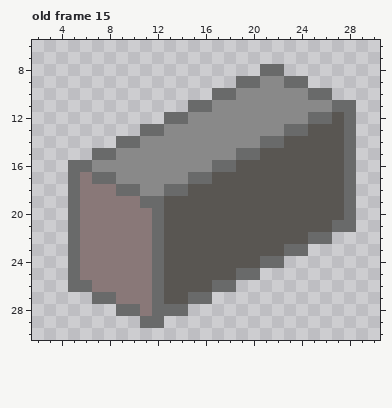
Two states of a pixel-art file, Assets/Custom3.aseprite. This is how it looked before the edit.
32x32 pixels, 15 frames. Shown: old frame 15: x 2..30, y 6..30. The commit also changed other frames, which this record leaves out.
After the commit:
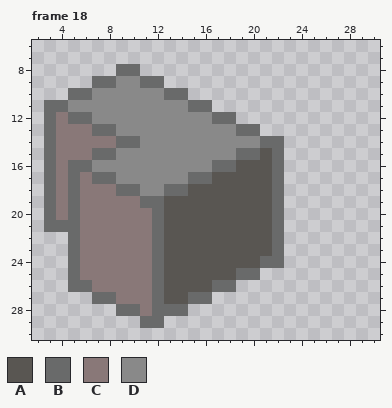
Palette (. is transparent): A #595652  B #696a6a  C #897878  D #898989
A new or re-ordered frame is compared with the old frame closest to it.
The exact change:
frames 15 -> 19
--- frame 18 is new; against old frame 15, layer "Layer 1"
@@ x 2..30 @@
  7 .............................
- 8 ...................BB........
- 9 .................BBDDBB......
-10 ...............BBDDDDDDBB....
-11 .............BBDDDDDDDDDDBB..
-12 ...........BBDDDDDDDDDDBBAB..
-13 .........BBDDDDDDDDDDBBAAAB..
-14 .......BBDDDDDDDDDDBBAAAAAB..
-15 .....BBDDDDDDDDDDBBAAAAAAAB..
-16 ...BBDDDDDDDDDDBBAAAAAAAAAB..
-17 ...BCBBDDDDDDBBAAAAAAAAAAAB..
-18 ...BCCCBBDDBBAAAAAAAAAAAAAB..
-19 ...BCCCCCBBAAAAAAAAAAAAAAAB..
-20 ...BCCCCCCBAAAAAAAAAAAAAAAB..
-21 ...BCCCCCCBAAAAAAAAAAAAAABB..
-22 ...BCCCCCCBAAAAAAAAAAAABB....
-23 ...BCCCCCCBAAAAAAAAAABB......
+ 8 .......BB....................
+ 9 .....BBDDBB..................
+10 ...BBDDDDDDBB................
+11 .BBDDDDDDDDDDBB..............
+12 .BCBBDDDDDDDDDDBB............
+13 .BCCCBBDDDDDDDDDDBB..........
+14 .BCCCCCBBDDDDDDDDDDBB........
+15 .BCCCBBDDDDDDDDDDBBAB........
+16 .BCBBDDDDDDDDDDBBAAAB........
+17 .BCBCBBDDDDDDBBAAAAAB........
+18 .BCBCCCBBDDBBAAAAAAAB........
+19 .BCBCCCCCBBAAAAAAAAAB........
+20 .BCBCCCCCCBAAAAAAAAAB........
+21 .BBBCCCCCCBAAAAAAAAAB........
+22 ...BCCCCCCBAAAAAAAAAB........
+23 ...BCCCCCCBAAAAAAAAAB........
 24 ...BCCCCCCBAAAAAAAABB........
Changed places in both pictures, as pixel boxes (x1, y1, x2, y2):
changed: (44, 64, 356, 256)
